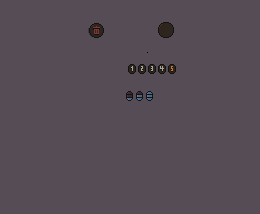
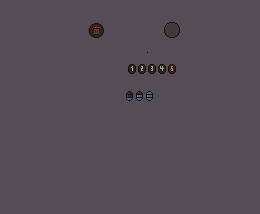
Revision of a layered w=260, h=214 image; what changed, layer by layer:
added group "InventoryItemSlot.png" with 2 layers above "Background" over left=164, top=22, right=180, bottom=38
added layer "Fill" (50%) in group "InventoryItemSlot.png" over left=165, top=23, right=179, bottom=37
renamed "InventoryItemSlot.png" to "Border", moved it into group "InventoryItemSlot.png", painted on it over left=158, top=22, right=180, bottom=38
